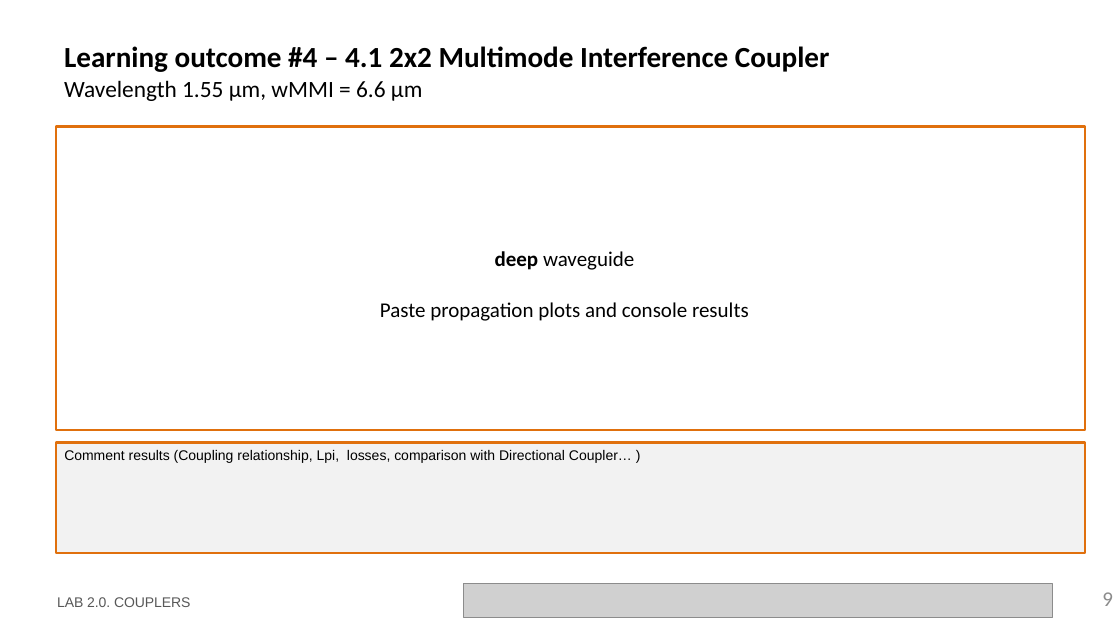
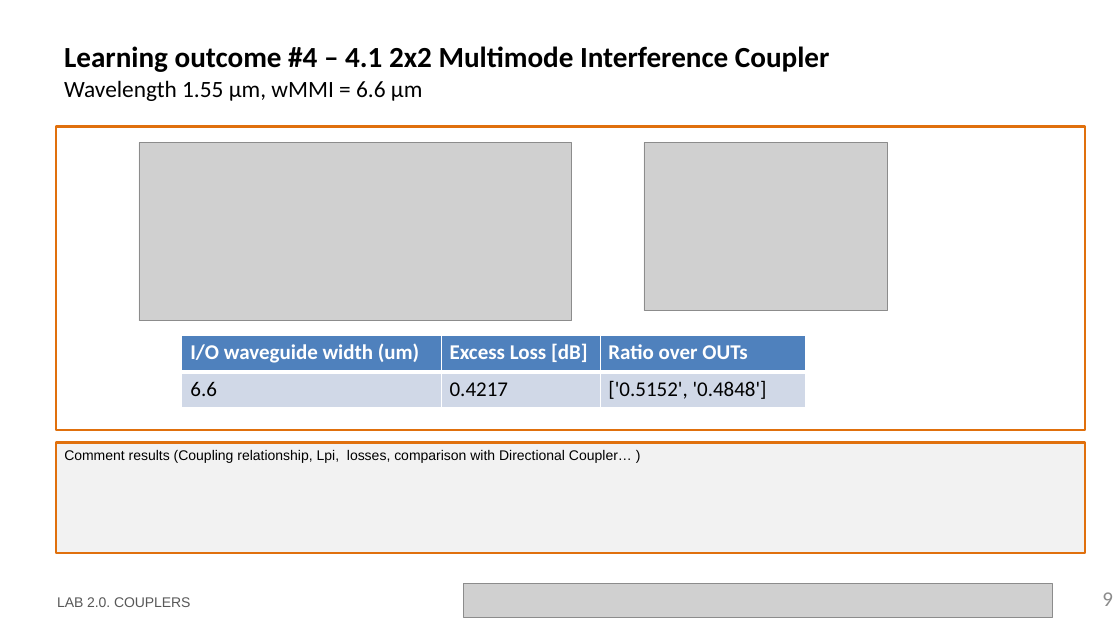
Before and after one commit to nmargar4/pic-upv-lab2, a slide deck: slide 9 of LabBook_20_Nadia.pptx. Drawn at 1120x630 pixels with LibreOffice and Linux fonts; fonts in the diff are those of the drawing; grey boxes stand for pictures; background and template pictures are left out. Boxes give left, top, right and bottom in pixels: in the first picture for what was removed or moved away, otherwise in the second. Text is boxed around its words. In the diff, an @@ line names an element or a change of style, - is before the commit and + after.

```diff
--- a/LabBook_20_Nadia.pptx
+++ b/LabBook_20_Nadia.pptx
@@ picture added at (139, 143, 571, 321) @@
@@ picture added at (644, 143, 888, 311) @@
@@ text removed at (380, 251, 749, 321) @@
-deep waveguide
-Paste propagation plots and console results
@@ table added at (182, 335, 806, 408), 2 rows, 3 columns @@
+I/O waveguide width (um) | Excess Loss [dB] | Ratio over OUTs
+6.6 | 0.4217 | ['0.5152', '0.4848']
```
Also in this commit, not shown: 6 other slides changed, 2 slides added, 2 other files.
